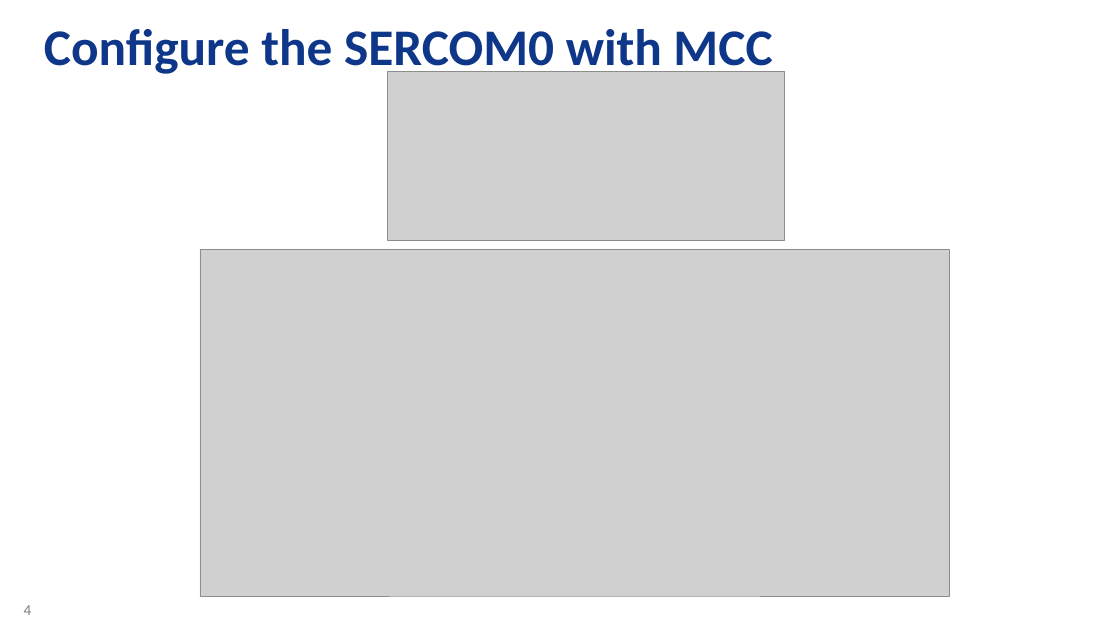
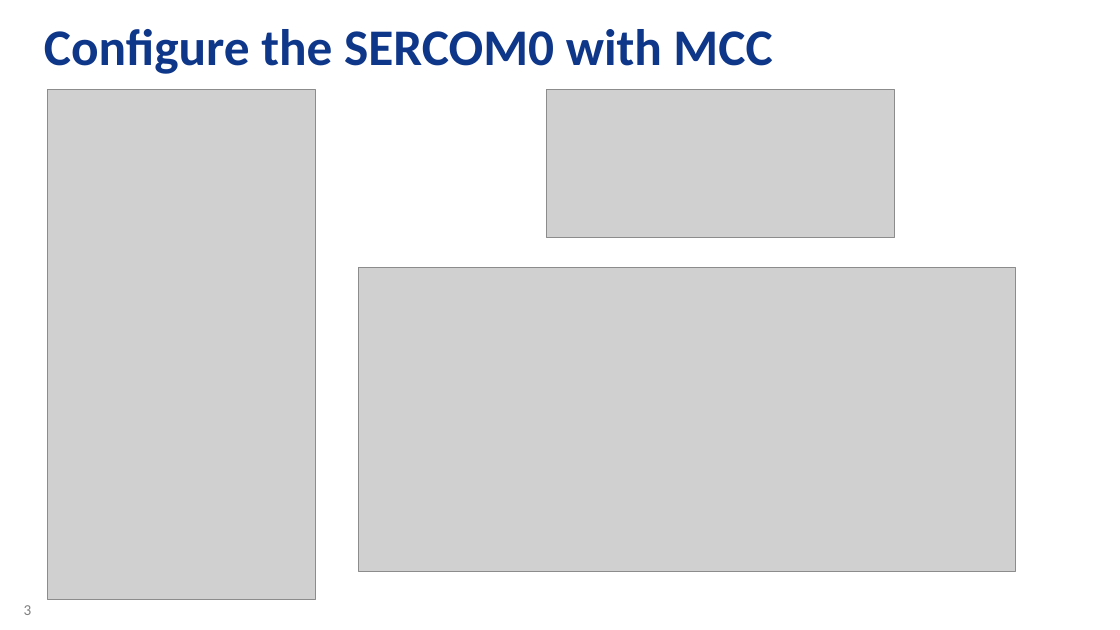
Before and after one commit to zabooh/T1S_Lab, a slide deck: slide 3 of doc/OLED1.pptx (slide 4 before the commit). Drawn at 1120x630 pixels with LibreOffice and Linux fonts; fonts in the diff are those of the drawing; grey boxes stand for pictures; background and template pictures are left out. Boxes give left, top, right and bottom in pixels: in the first picture for what was removed or moved away, otherwise in the second. Text is boxed around its words. In the diff, an @@ line names an element or a change of style, - is before the commit and + after.

```diff
--- a/doc/OLED1.pptx
+++ b/doc/OLED1.pptx
@@ picture added at box(48, 89, 315, 600) @@
@@ picture: place and size @@
-picture at box(388, 71, 785, 241)
+picture at box(546, 89, 894, 238)
@@ picture: place and size @@
-picture at box(200, 250, 949, 597)
+picture at box(359, 267, 1016, 571)
@@ page number at box(24, 605, 32, 615): text changed @@
-4
+3
```
Also in this commit, not shown: 2 other slides changed, 1 slide removed, 4 other files.
